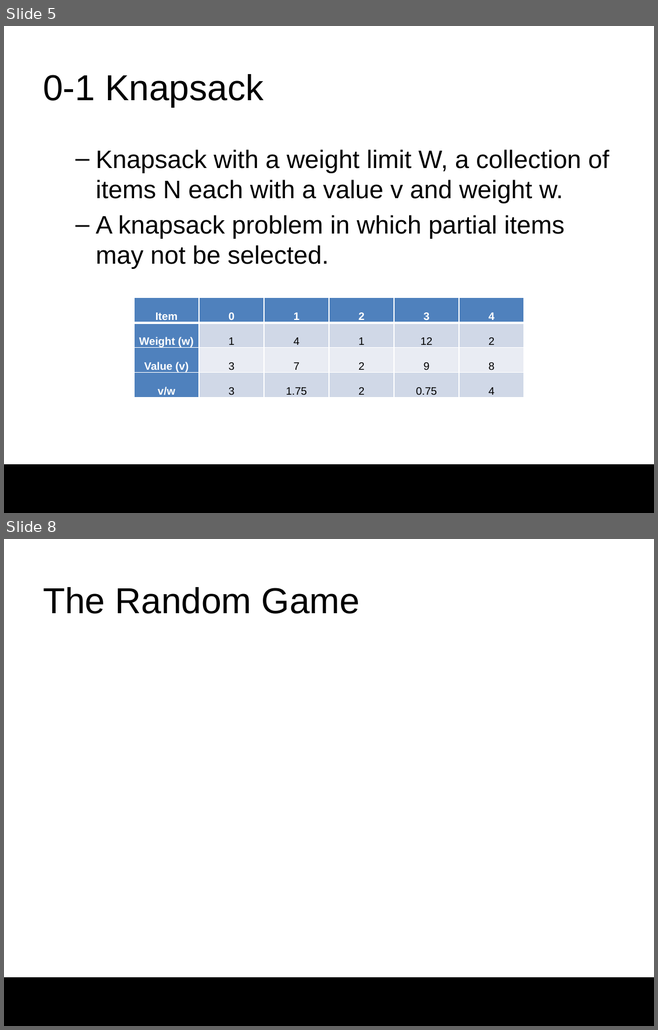
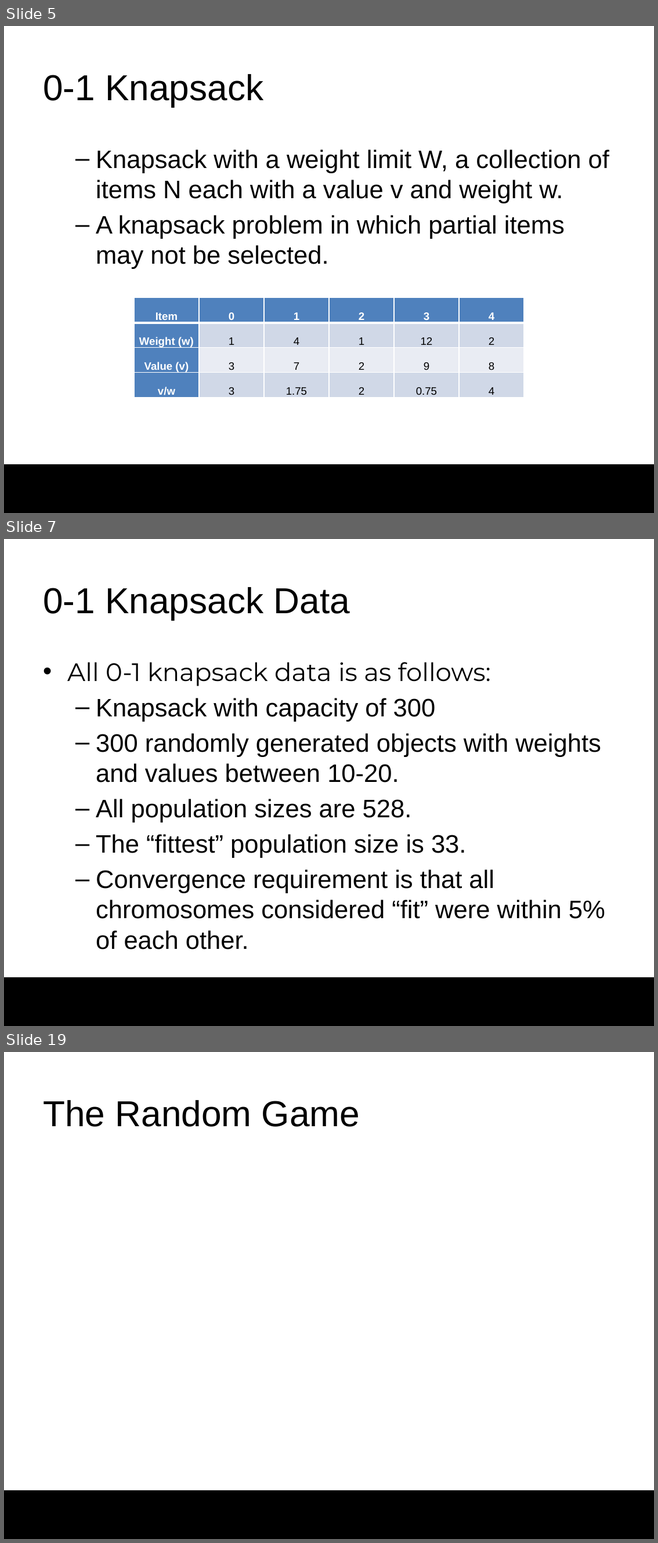
Before and after one commit to darrare/MS-Thesis, a slide deck: Documentation/Presentation.pptx. Shown one above the other, each under a label of ours: slides 5 and 8 before the commit, slides 5, 7 and 19 after it; the slides between them are not shown. The pictures are 658x1030 and 658x1543 pixels, drawn with LibreOffice and Linux fonts; fonts in the diff are those of the drawing; background and template pictures are left out. Boxes give left, top, right and bottom in pixels: in the first picture for what was removed or moved away, otherwise in the second. Text is boxed around its words. In the diff, an @@ line names an element or a change of style, - is before the commit and + after.

```diff
--- a/Documentation/Presentation.pptx
+++ b/Documentation/Presentation.pptx
@@ slide 7 added at bbox=[4, 539, 654, 1026], background #FFFFFF; not listed: 1 template element that a slide beside it also shows @@
@@ title added at bbox=[43, 587, 350, 620], 40 pt, text #000000 @@
+0-1 Knapsack Data
@@ text added at bbox=[67, 662, 605, 950], 28 pt, text #000000 @@
+• All 0-1 knapsack data is as follows:
+  – Knapsack with capacity of 300
+  – 300 randomly generated objects with weights and values between 10-20.
+  – All population sizes are 528.
+  – The “fittest” population size is 33.
+  – Convergence requirement is that all chromosomes considered “fit” were within 5% of each other.
@@ what was slide 8 is now slide 19 @@
```
Also in this commit, not shown: 2 slides changed, 10 other slides added.
